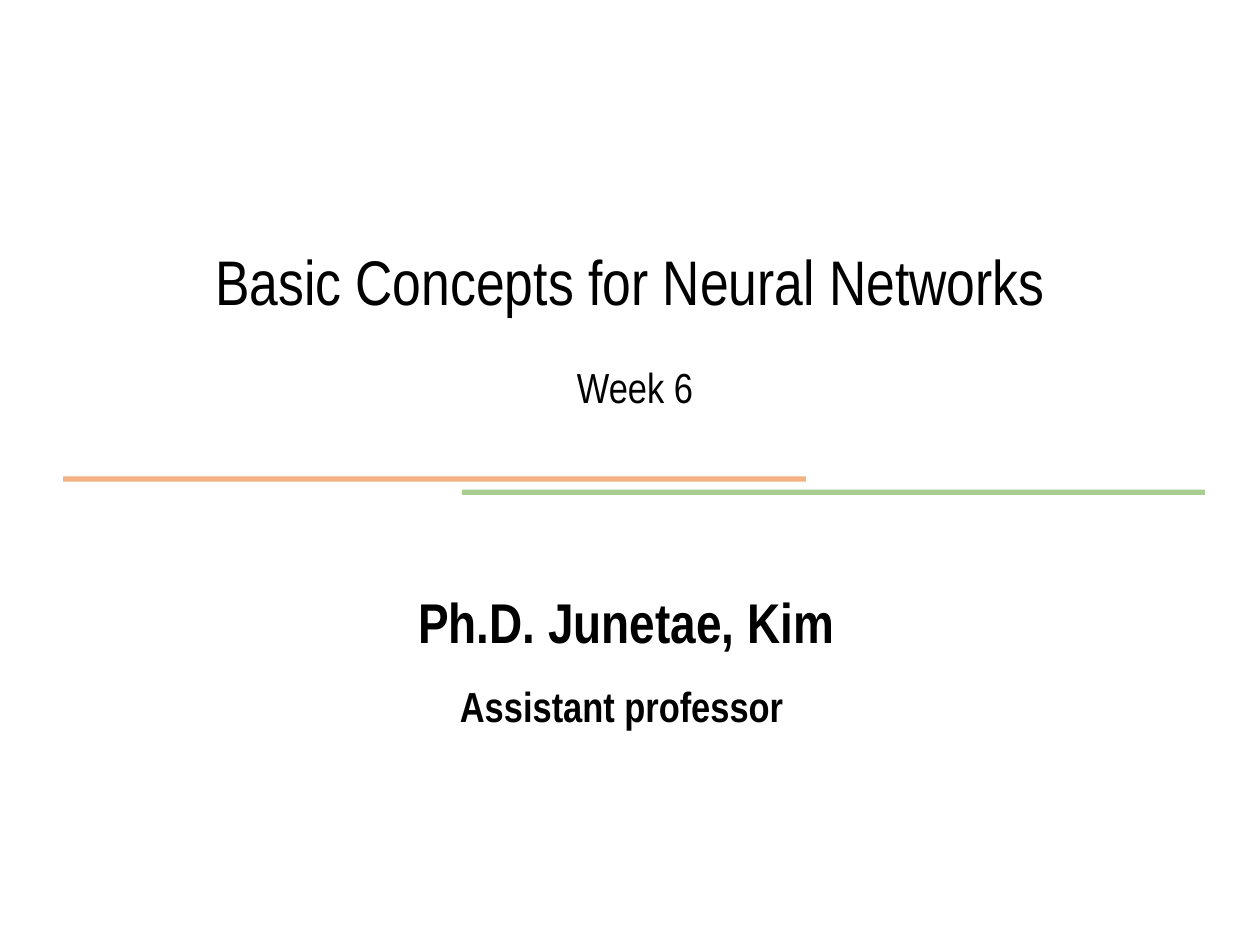
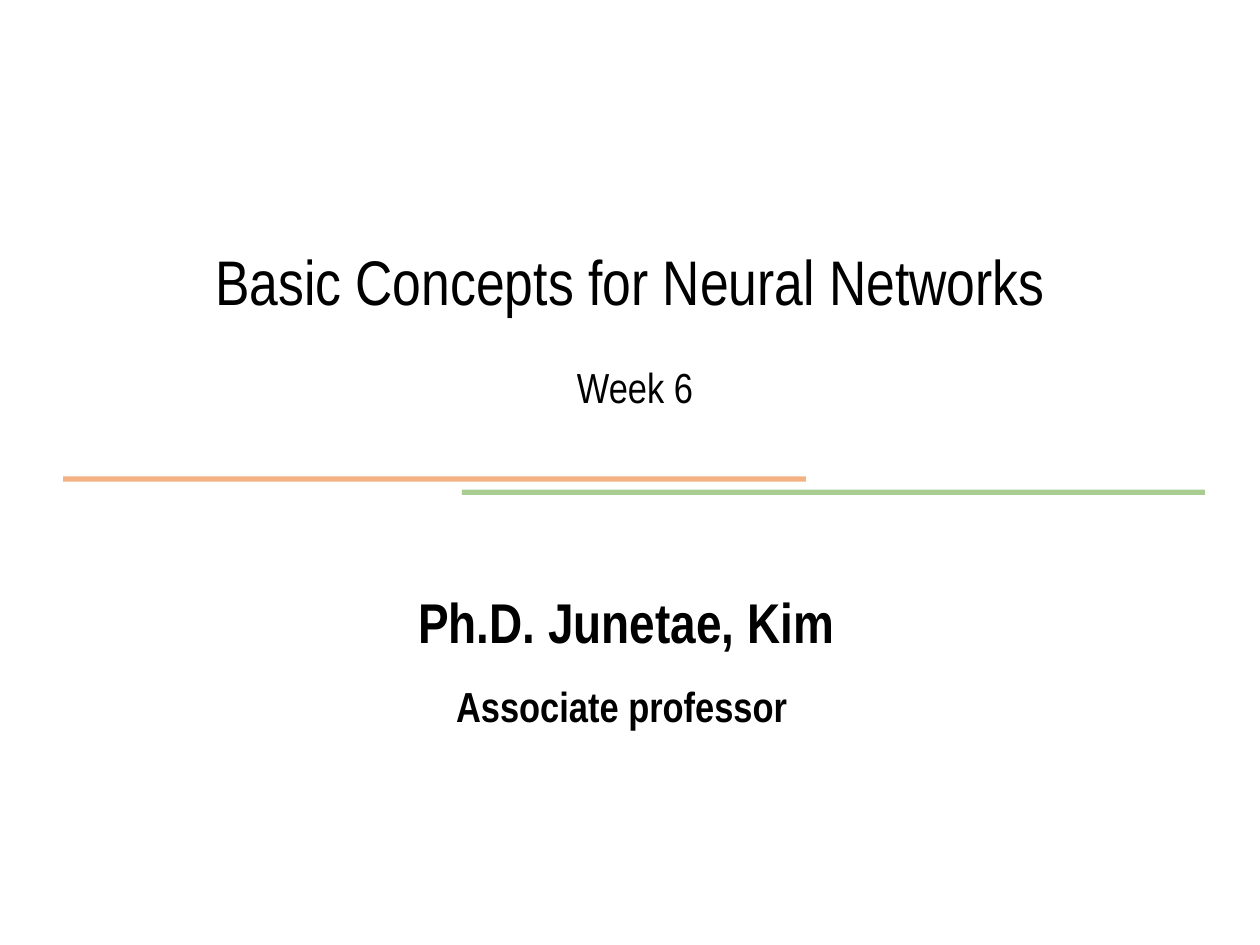
Before and after one commit to JunetaeKim/DeepLearningClass, a slide deck: slide 1 of Week6/week6 Basic Concepts for Neural Networks.pptx. Drawn at 1260x945 pixels with LibreOffice and Linux fonts; fonts in the diff are those of the drawing. Boxes give left, top, right and bottom in pixels: in the first picture for what was removed or moved away, otherwise in the second. Text is boxed around its words. In the diff, an @@ line names an element or a change of style, - is before the commit and + after.

```diff
--- a/Week6/week6 Basic Concepts for Neural Networks.pptx
+++ b/Week6/week6 Basic Concepts for Neural Networks.pptx
@@ text at bbox=[456, 691, 787, 731]: text changed @@
-Assistant professor
+Associate professor
```
Also in this commit, not shown: 1 other file.
